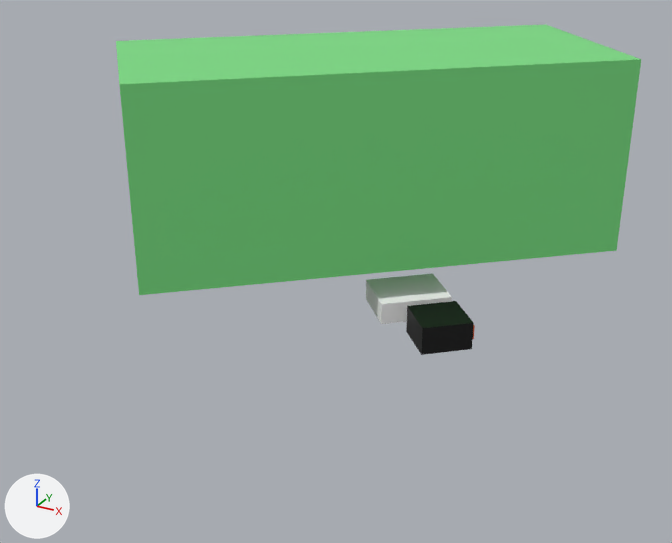
A saved change to the Blender file blender/v1.blend.
Both versions are drawn from a 50 mm lens placed at (4.33, -5.73, 3.61), pointed at (-0.03, 2.2, -0.36). Lighting does not change. The marker at lower left points along +X, +Y and +Z.
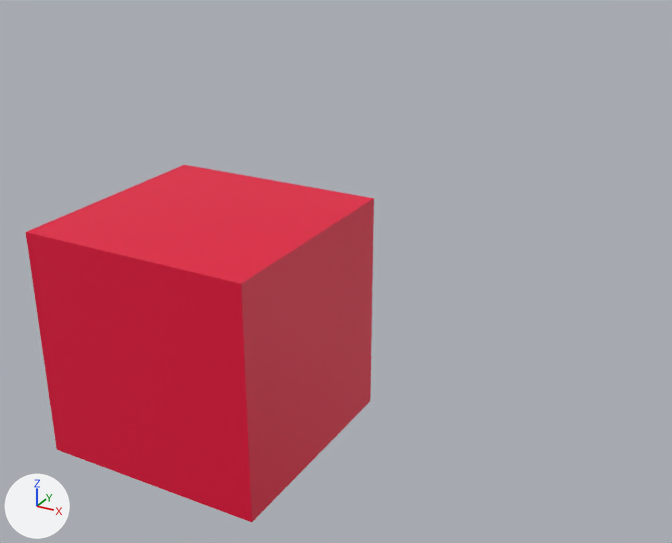
What differs and where, as boxes (x1, y1, x2, y2) in the pictures (672 x 543 px):
'Cube', recoloured, moved, turned, rescaled: before (116, 24, 641, 295); after (26, 165, 374, 522)
'Cube.001', deleted: before (406, 301, 474, 355)
'Cube.004', deleted: before (366, 274, 452, 324)

Patch to the scene script:
```diff
--- a/blender/v1.blend.py
+++ b/blender/v1.blend.py
@@ mat_material_002 @@
+mat_material_002 = principled_material('Material.002')
+mat_material_002.base_color = (0.8, 0.0, 0.0431)  # pink #e7003b
@@ me_cube_005 @@
 me_cube_005.from_pydata(...)  # 8 vertices, 6 faces; spans x -1.0..1.0, y -1.0..1.0, z -1.0..1.0
-me_cube_005.materials.append(mat_material_009)  # green #7ae182
+me_cube_005.materials.append(mat_material_002)  # pink #e7003b
@@ ob_cube @@
 ob_cube = bpy.data.objects.new('Cube', me_cube_005)
-ob_cube.location = (-0.27, 3.3, 0.72)
-ob_cube.rotation_mode = 'AXIS_ANGLE'
-ob_cube.rotation_axis_angle = (0.729, 0.0, 0.0, 1.0)
-ob_cube.scale = (2.61, 1.15, 1.05)
+ob_cube.location = (0.0, 0.0, 0.0)
@@ ob_cube_001 @@
-ob_cube_001 = bpy.data.objects.new('Cube.001', me_cube_006)
-ob_cube_001.location = (1.12, 2.32, -0.79)
-ob_cube_001.rotation_mode = 'AXIS_ANGLE'
-ob_cube_001.rotation_axis_angle = (0.729, 0.0, 0.0, 1.0)
-ob_cube_001.scale = (0.269, 0.261, 0.151)
-_m = ob_cube_001.modifiers.new('Mirror', 'MIRROR')
-_m.use_axis = (False, True, False)
-_m.mirror_object = ob_cube
@@ ob_cube_004 @@
-ob_cube_004 = bpy.data.objects.new('Cube.004', me_cube_009)
-ob_cube_004.location = (0.55, 2.78, -0.78)
-ob_cube_004.rotation_euler = (0.0, 0.0, 0.729)  # degrees (0, 0, 42)
-ob_cube_004.scale = (0.389, 0.322, 0.118)
```
